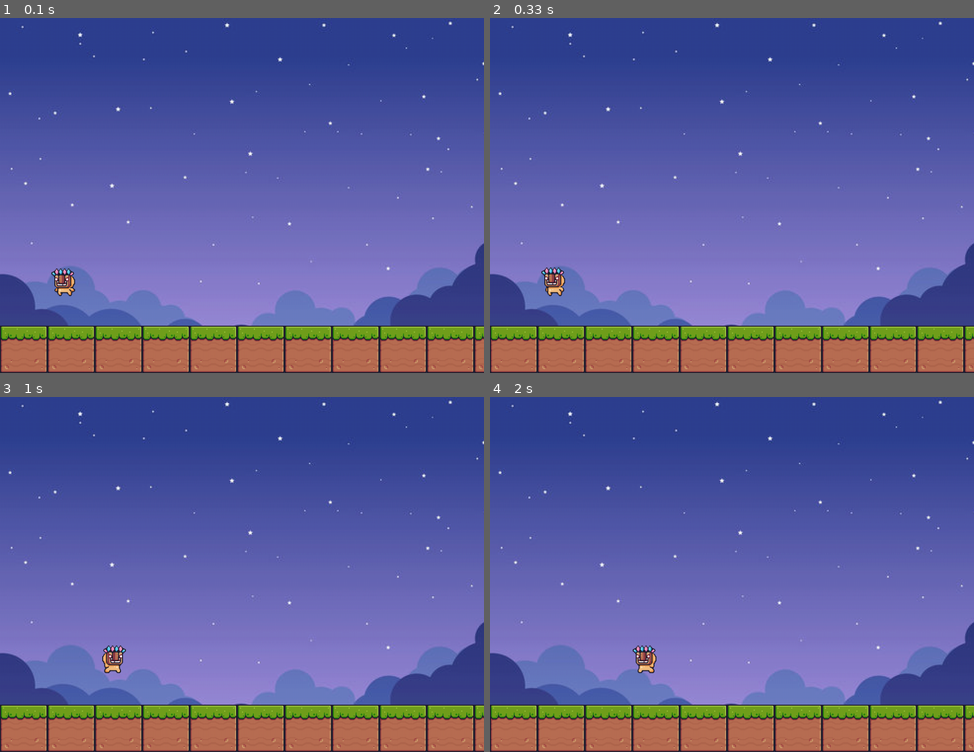
Above: before the commit, frames 1-4 (two rows, left to right).
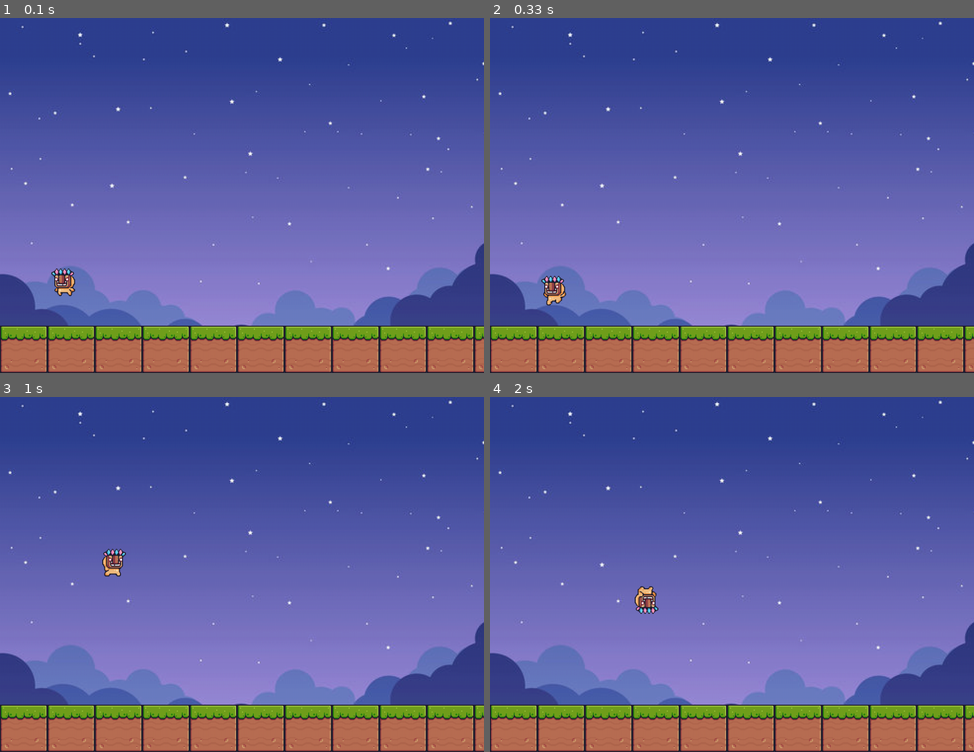
Above: after the commit, the same moments.

Repository: biancafu/pygame_hackathon
Game: pygame game, started from main.py
Two runs of this game, one before a commit and one after it. Both use one fixed random seed, a clock stepped at 60 frames per second and the inputs below.
Inputs:
- Up to frame 1 (0.1 s): no input
- Up to frame 2 (0.33 s): no input
- Up to frame 3 (1 s): tap Space at 0.33, 0.73 s; hold Right from 0.67 s (still down)
- Up to frame 4 (2 s): tap Space at 1.03, 1.23, 1.53, 1.73 s; release Right at 1.13 s; hold Right 1.17-1.63 s; hold Left from 1.67 s (still down)

Frame 1 is identical in both runs. In frame 2, 0.4% of the frame differs, in the area x 10-16%, y 70-82%; in frame 3, 0.6%; in frame 4, 0.6%, in the area x 29-35%, y 53-78%.

Commit message:
added jump/double jump and animation for them

Diff:
--- a/main.py
+++ b/main.py
@@ -15,6 +15,9 @@
 BG_IMG = pygame.transform.scale2x(pygame.image.load(os.path.join("imgs", "bg.jpg")))
 
 window = pygame.display.set_mode((WIN_WIDTH, WIN_HEIGHT))
+
+
+################### IMG HANDLING #####################
 
 def flip(sprites):
     return [pygame.transform.flip(sprite, True, False) for sprite in sprites] #true: flip x direction, false: don't flip y direction
@@ -50,6 +53,9 @@
     surface.blit(image, (0, 0), rect)
     return pygame.transform.scale2x(surface)
 
+#######################################################
+
+##################### CLASSES #########################
 
 class Player(pygame.sprite.Sprite): #inheriting from sprite for pixel accurate collision (use their methods)
     COLOR = (255, 0, 0)
@@ -68,6 +74,16 @@
         self.animation_count = 0
         #for gravity
         self.fall_count = 0
+        #for jumping
+        self.jump_count = 0
+
+    def jump(self):
+        self.y_vel = -self.GRAVITY * 8 #speed of jump = 8 (can change)
+        self.animation_count = 0
+        self.jump_count += 1
+
+        if self.jump_count == 1: #double jumping
+            self.fall_count = 0 #remove gravity for second jump
 
     def move(self, dx, dy):
         self.rect.x += dx
@@ -86,15 +102,32 @@
             self.animation_count = 0
 
     def loop(self, fps): #looping for each frame
-        # self.y_vel += min(1, (self.fall_count / fps) * self.GRAVITY)
+        self.y_vel += min(1, (self.fall_count / fps) * self.GRAVITY)
         self.move(self.x_vel, self.y_vel)
 
         self.fall_count += 1
         self.update_sprite()
 
+    def landed(self): #need to reset gravity after landing
+        self.fall_count = 0
+        self.y_vel = 0
+        self.jump_count = 0
+
+    def hit_head(self):
+        self.count = 0
+        self.y_vel *= -1 #creating bounce back effect
+
+
     def update_sprite(self):
         sprite_sheet = "idle" #default sprite
-        if self.x_vel != 0:
+        if self.y_vel < 0: #moving up
+            if self.jump_count == 1:
+                sprite_sheet = "jump"
+            elif self.jump_count == 2:
+                sprite_sheet = "double_jump"
+        elif self.y_vel > self.GRAVITY * 2: #moving down (need certain amount to show fall animation)
+            sprite_sheet = "fall"
+        elif self.x_vel != 0:
             sprite_sheet = "run"
 
         sprite_sheet_name = sprite_sheet + "_" + self.direction
@@ -107,8 +140,6 @@
     def update(self): #update rectangle according to sprite
         self.rect = self.sprite.get_rect(topleft=(self.rect.x, self.rect.y))
         self.mask = pygame.mask.from_surface(self.sprite)  #sprite uses mask
-
-
 
     def draw(self, window):
         window.blit(self.sprite, (self.rect.x, self.rect.y))
@@ -133,24 +164,16 @@
         self.mask = pygame.mask.from_surface(self.image)
 
 
-
-def draw(window, player, objects):
-    #draw background
-    window.blit(BG_IMG, (0,0)) #position 0,0 (top left)
-
-    for obj in objects:
-        obj.draw(window)
-
-    player.draw(window)
-
-    pygame.display.update()
+########################################################
+
+##################### MOVEMENTS ########################
 
 def handle_vertical_collision(player, objects, dy):
     collided_objects = [] #keep track of collided objects and add rules to it later (traps, fire, .. diff effects)
     for obj in objects:
         if pygame.sprite.collide_mask(player, obj): #sprite class has collision method to detect collision
             if dy > 0: #if falling down
-                player.rect.bottom = obj.top  #make bottom of player == top of object colliding
+                player.rect.bottom = obj.rect.top  #make bottom of player == top of object colliding
                 player.landed()
             elif dy < 0:
                 player.rect.top = obj.rect.bottom #so the player doesn't stay inside of the object (it will go below it)
@@ -158,9 +181,9 @@
 
         collided_objects.append(obj)
 
-    return collided_objects()
-
-def handle_move(player):
+    return collided_objects
+
+def handle_move(player, objects):
     keys = pygame.key.get_pressed()
 
     player.x_vel = 0 #so player doesn't move when key is lifted
@@ -169,6 +192,20 @@
     if keys[pygame.K_RIGHT]:
         player.move_right(PLAYER_VEL)
 
+    handle_vertical_collision(player, objects, player.y_vel)
+
+########################################################
+
+def draw(window, player, objects):
+    #draw background
+    window.blit(BG_IMG, (0,0)) #position 0,0 (top left)
+
+    for obj in objects:
+        obj.draw(window)
+
+    player.draw(window)
+
+    pygame.display.update()
 
 def main(window):
     clock = pygame.time.Clock()
@@ -189,8 +226,13 @@
                 run = False
                 break
 
+            if event.type == pygame.KEYDOWN: #not putting in handle_move since for that u can hold down  key and continue movement
+                if event.key == pygame.K_SPACE and player.jump_count < 2:
+                    #resetting jump_count on landing, once landed, we can jump again
+                    player.jump()
+
         player.loop(FPS)
-        handle_move(player)
+        handle_move(player, floor)
         draw(window, player, floor)
 
     pygame.quit()
